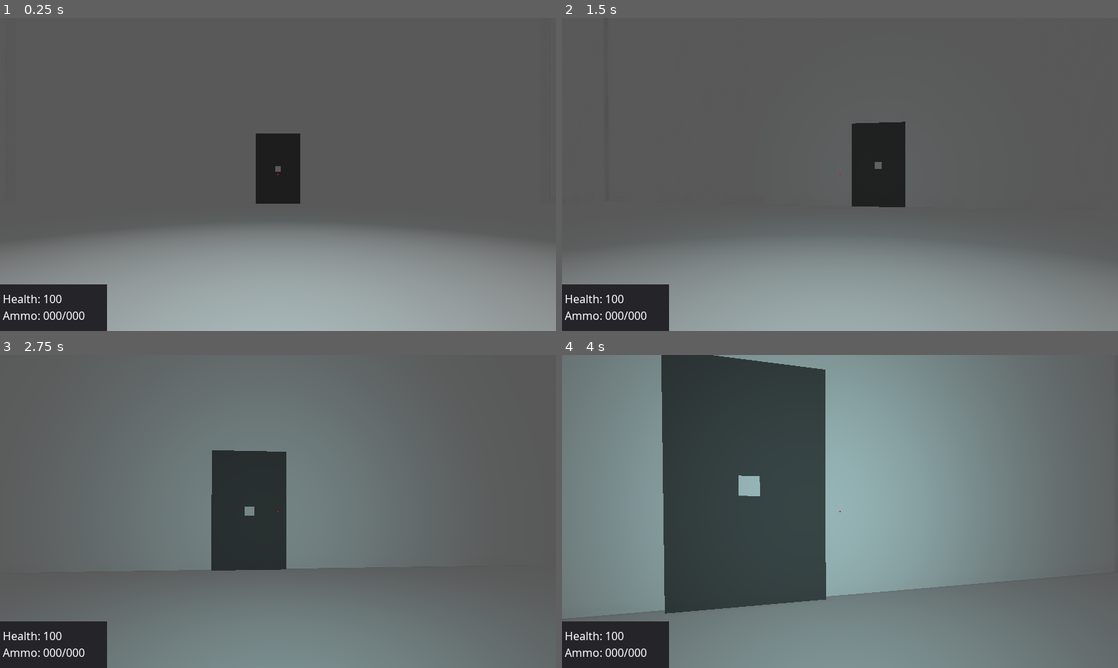
Above: before the commit, frames 1-4 (two rows, left to right).
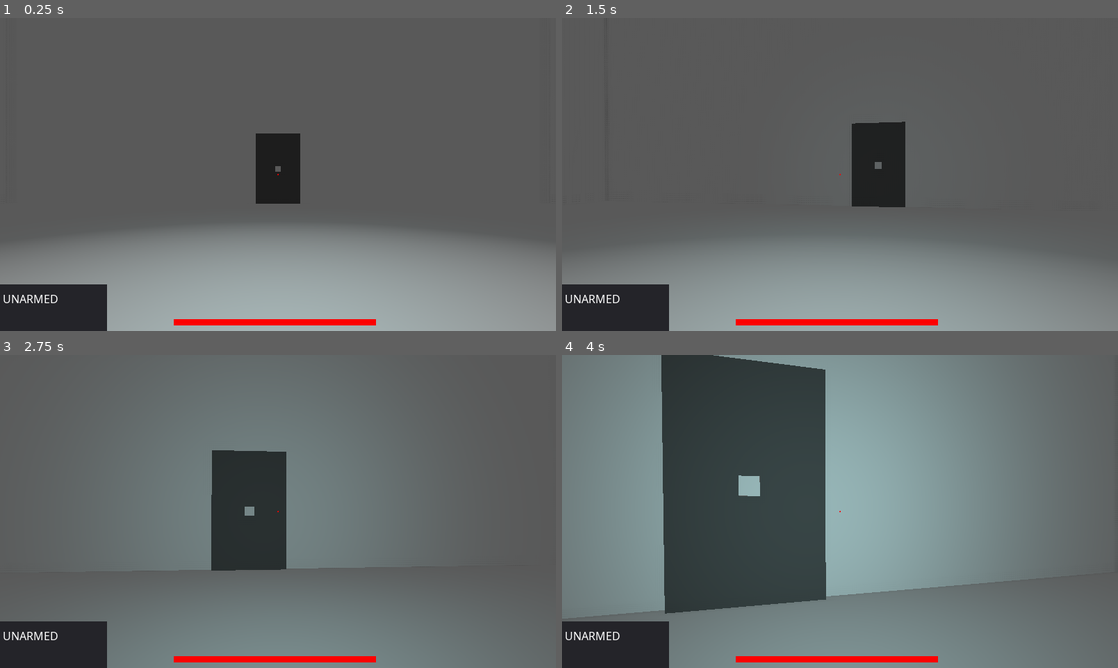
Above: after the commit, the same moments.

Repository: dusklight0/FPSRPG
Game: Godot game, scene res://GameScene.tscn
Same seed, same stepped clock (60 frames per second), same inputs: the game is played once before the commit and once after it.
Inputs (mouse positions are in pixels of both pictures, inside the frame that each line leads up to):
- Up to frame 1 (0.25 s): no input
- Up to frame 2 (1.5 s): tap Enter at 0.5 s; move the mouse to (867, 174) at 0.52 s; press the mouse at (867, 174) at 0.53 s; hold W (movement_forward) from 0.53 s (still down); move the mouse to (812, 174) at 1.27 s; release the mouse at (812, 174) at 1.28 s; tap E (action_use) at 1.35 s
- Up to frame 3 (2.75 s): keep holding W (movement_forward); click (250, 511) at 1.55 s; move the mouse to (289, 505) at 2.02 s; press the mouse at (289, 505) at 2.03 s
- Up to frame 4 (4 s): keep holding W (movement_forward); move the mouse to (834, 517) at 2.77 s; release the mouse at (834, 517) at 2.78 s; tap Shift (movement_sprint) at 2.85 s; click (834, 517) at 3.05 s; move the mouse to (878, 514) at 3.52 s; hold 1 from 3.53 s (still down); click (878, 514) at 3.8 s

The runs differ from the first frame. In frame 1, 1.1% of the frame differs, in the area x 0-68%, y 88-99%; in frame 2, 1.1%; in frame 3, 1.1%; in frame 4, 1.1%.

Commit message:
enemy attack

Diff:
--- a/Enemy/Enemy.gd
+++ b/Enemy/Enemy.gd
@@ -6,8 +6,11 @@
 var _hp = 100
 var _max_hp = 100
 
-var _bullet = preload("EnemyBullet.tscn")
-var _bullet_time = 0
+var _stop_time = 0.0
+
+var _bullet
+var _attack_time = 0.0
+var _attack_stop_time = 0.0
 
 var _destroy = false
 
@@ -20,6 +23,7 @@
     var scene_root = get_tree().root.get_children()[0]
     _player = scene_root._player
     _hp_bar = $RotationHelper/Model/HpBar
+    _bullet = load("res://Enemy/EnemyBullet.tscn")
 
 
 func bullet_hit(damage, bullet_hit_pos):
@@ -29,6 +33,10 @@
     _hp -= damage
     _hp_bar.region_rect = Rect2(0, 0, 500 * _hp/_max_hp, 40)
 
+    var enemy_stop = rand_range(0, 100)
+    if enemy_stop < 20:
+        _stop_time = 1.0
+
     if _hp <= 0:
         destroy_enemy()
 
@@ -36,10 +44,6 @@
 func destroy_enemy():
     _destroy = true
     queue_free()
-
-
-func _process(delta):
-    _attack_enemy(delta)
 
 
 func _update_path():
@@ -52,6 +56,16 @@
 
 func _physics_process(delta):
     if _destroy:
+        return
+
+    if _stop_time > 0.0:
+        _stop_time -= delta
+        return
+
+    _attack_enemy(delta)
+
+    if _attack_stop_time > 0.0:
+        _attack_stop_time -= delta
         return
 
     _navigation_update_time += delta
@@ -100,15 +114,23 @@
     if _bullet == null:
         return
 
-    _bullet_time += delta
-    if _bullet_time < 5:
+    if _attack_stop_time > 0.0:
         return
 
-    _bullet_time = 0
+    _attack_time += delta
+    if _attack_time < rand_range(2, 5):
+        return
 
-#    var bullet_instance = _bullet.instance()
-#    get_parent().add_child(bullet_instance)
-#    bullet_instance.global_translate(get_global_transform().origin)
-#    var bullet_target_pos = _player.get_global_transform().origin
-#    bullet_instance.look_at(bullet_target_pos, Vector3(0, 1, 0))
-#    bullet_instance._init_bullet(bullet_target_pos)
+    _attack_stop_time = 1.5
+    _attack_time = 0
+
+    var bullet_instance = _bullet.instance()
+    bullet_instance._direction = (_player.global_transform.origin - self.global_transform.origin).normalized()
+
+    var t = Transform()
+    t.origin = self.global_transform.origin
+    t.origin.y = 10
+    t = t.looking_at(t.origin + bullet_instance._direction, Vector3(0, 1, 0))
+    bullet_instance.set_global_transform(t)
+
+    get_tree().root.add_child(bullet_instance)
--- a/Enemy/EnemyBullet.gd
+++ b/Enemy/EnemyBullet.gd
@@ -2,19 +2,19 @@
 
 const KILL_TIMER = 4
 
-var _bullet_speed = 70
-var _bullet_damage = 15
+var _bullet_speed = 120
+var _bullet_damage = 5
 
 var _timer = 0
 var _hit_something = false
+var _direction = Vector3()
 
 func _ready():
     $Area.connect("body_entered", self, "collided")
 
 
 func _physics_process(delta):
-    var forward_dir = global_transform.basis.z.normalized()
-    global_translate(forward_dir * _bullet_speed * delta)
+    global_translate(_direction * _bullet_speed * delta)
 
     _timer += delta
     if _timer >= KILL_TIMER:
@@ -22,9 +22,16 @@
 
 
 func collided(body):
-    if _hit_something == false:
-        if body.has_method("bullet_hit"):
-            body.bullet_hit(BULLET_DAMAGE, self.global_transform.origin)
+    if _hit_something:
+        return
+
+    var body_name = body.get_name()
+    if body_name.find("Enemy") > 0:
+        return
+
+    if body.has_method("_on_attacked"):
+        body._on_attacked(_bullet_damage, self.global_transform.origin)
 
     _hit_something = true
+
     queue_free()
--- a/Enemy/EnemyBullet.tscn
+++ b/Enemy/EnemyBullet.tscn
@@ -1,18 +1,75 @@
-[gd_scene load_steps=3 format=2]
+[gd_scene load_steps=5 format=2]
 
-[sub_resource type="BoxShape" id=1]
+[ext_resource path="res://Enemy/EnemyBullet.gd" type="Script" id=1]
 
-extents = Vector3( 1, 1, 1 )
+[sub_resource type="BoxShape" id=3]
+
+extents = Vector3( 0.05, 0.05, 0.5 )
 
 [sub_resource type="CubeMesh" id=2]
 
 custom_aabb = AABB( 0, 0, 0, 0, 0, 0 )
-size = Vector3( 2, 2, 2 )
+size = Vector3( 0.6, 0.6, 4 )
 subdivide_width = 0
 subdivide_height = 0
 subdivide_depth = 0
 
-[node name="EnemyBullet" type="Spatial" index="0"]
+[sub_resource type="SpatialMaterial" id=4]
+
+render_priority = 0
+flags_transparent = false
+flags_unshaded = false
+flags_vertex_lighting = false
+flags_no_depth_test = false
+flags_use_point_size = false
+flags_world_triplanar = false
+flags_fixed_size = false
+flags_albedo_tex_force_srgb = false
+vertex_color_use_as_albedo = false
+vertex_color_is_srgb = false
+params_diffuse_mode = 0
+params_specular_mode = 0
+params_blend_mode = 0
+params_cull_mode = 0
+params_depth_draw_mode = 0
+params_line_width = 1.0
+params_point_size = 1.0
+params_billboard_mode = 0
+params_grow = false
+params_use_alpha_scissor = false
+albedo_color = Color( 1, 0, 0, 1 )
+metallic = 0.0
+metallic_specular = 0.5
+metallic_texture_channel = 0
+roughness = 0.0
+roughness_texture_channel = 0
+emission_enabled = false
+normal_enabled = false
+rim_enabled = false
+clearcoat_enabled = false
+anisotropy_enabled = false
+ao_enabled = false
+depth_enabled = false
+subsurf_scatter_enabled = false
+transmission_enabled = false
+refraction_enabled = false
+detail_enabled = false
+uv1_scale = Vector3( 1, 1, 1 )
+uv1_offset = Vector3( 0, 0, 0 )
+uv1_triplanar = false
+uv1_triplanar_sharpness = 1.0
+uv2_scale = Vector3( 1, 1, 1 )
+uv2_offset = Vector3( 0, 0, 0 )
+uv2_triplanar = false
+uv2_triplanar_sharpness = 1.0
+proximity_fade_enable = false
+distance_fade_enable = false
+_sections_unfolded = [ "Albedo" ]
+
+[node name="EnemyBullet" type="Spatial"]
+
+script = ExtResource( 1 )
+_sections_unfolded = [ "Transform", "Visibility" ]
 
 [node name="Area" type="Area" parent="." index="0"]
 
@@ -29,7 +86,7 @@
 priority = 0.0
 monitoring = true
 monitorable = true
-collision_layer = 1
+collision_layer = 8
 collision_mask = 1
 audio_bus_override = false
 audio_bus_name = "Master"
@@ -37,13 +94,18 @@
 reverb_bus_name = "Master"
 reverb_bus_amount = 0.0
 reverb_bus_uniformity = 0.0
+_sections_unfolded = [ "Collision" ]
 
 [node name="CollisionShape" type="CollisionShape" parent="Area" index="0"]
 
-shape = SubResource( 1 )
+shape = SubResource( 3 )
 disabled = false
 
-[node name="MeshInstance" type="MeshInstance" parent="." index="1"]
+[node name="BulletMesh" type="Spatial" parent="." index="1"]
+
+editor/display_folded = true
+
+[node name="MeshInstance" type="MeshInstance" parent="BulletMesh" index="0"]
 
 layers = 1
 material_override = null
@@ -56,4 +118,5 @@
 lod_max_hysteresis = 0.0
 mesh = SubResource( 2 )
 skeleton = NodePath("..")
-material/0 = null
+material/0 = SubResource( 4 )
+_sections_unfolded = [ "material" ]
--- a/Enemy/EnemyScene.tscn
+++ b/Enemy/EnemyScene.tscn
@@ -88,7 +88,7 @@
 subdivide_height = 0
 subdivide_depth = 0
 
-[node name="Enemy" type="KinematicBody"]
+[node name="Enemy" type="KinematicBody" index="0"]
 
 input_ray_pickable = true
 input_capture_on_drag = false
--- a/GameScene.gd
+++ b/GameScene.gd
@@ -4,8 +4,8 @@
 
 
 func _ready():
-    _make_room("Rooms/StartRoom.tscn", [1, 0, 0, 0], 0, Vector3(0, 0, 0))
-    _make_room("Rooms/Room1.tscn", [1, 0, 1, 0], 10, Vector3(0, 0, 200))
+    _make_room("Rooms/StartRoom.tscn", [1, 0, 0, 0], false, Vector3(0, 0, 0))
+    _make_room("Rooms/Room1.tscn", [1, 0, 1, 0], true, Vector3(0, 0, 200))
 
     _player = $Player
     _player.global_transform.origin = Vector3(0, 0, 0)
--- a/GameScene.tscn
+++ b/GameScene.tscn
@@ -82,12 +82,12 @@
 adjustment_saturation = 1.0
 _sections_unfolded = [ "Ambient Light", "Background" ]
 
-[node name="GameScene" type="Spatial" index="0"]
+[node name="GameScene" type="Spatial"]
 
 script = ExtResource( 1 )
 
 [node name="WorldEnvironment" type="WorldEnvironment" parent="." index="0"]
 
-environment = SubResource( 4 )
+environment = SubResource( 1 )
 
 [node name="Player" parent="." index="1" instance=ExtResource( 2 )]
--- a/Player/Player.gd
+++ b/Player/Player.gd
@@ -24,15 +24,19 @@
 var _changing_weapon = false
 var _changing_weapon_name = "UNARMED"
 
-var _health = 100
+var _hp = 100
+var _max_hp = 100
 var _is_spriting = false
 
 # object ref
 var _camera
 var _rotation_helper
-var _lb_player_status
 var _gun_model
 var _gun_ray
+
+# ui ref
+var _lb_player_status
+var _ui_hp_bar
 
 var _game_scene
 
@@ -66,6 +70,9 @@
     _changing_weapon_name = "UNARMED"
 
     _lb_player_status = $Hud/Panel/GunLabel
+    _ui_hp_bar = $Hud/HpBar
+
+    _lb_player_status.text = _current_weapon_name
 
 
 func _physics_process(delta):
@@ -240,5 +247,12 @@
     _weapons[_current_weapon_name].fire_weapon()
 
 
-func bullet_hit(damage, bullet_hit_pos):
-    print('----------> Player hit!')
+func _on_attacked(damage, bullet_hit_pos):
+    if _hp <= 0:
+        return
+
+    _hp -= damage
+    _ui_hp_bar.rect_size = Vector2(700 * _hp/_max_hp, 20)
+
+    if _hp <= 0:
+        print('-------- game over')
--- a/Player/Player.tscn
+++ b/Player/Player.tscn
@@ -6,6 +6,8 @@
 [ext_resource path="res://Player/WeaponBullet.gd" type="Script" id=4]
 [ext_resource path="res://imgs/dot.png" type="Texture" id=5]
 [ext_resource path="res://NotoSans-Regular.ttf" type="DynamicFontData" id=6]
+[ext_resource path="res://imgs/hp_bg.jpg" type="Texture" id=7]
+[ext_resource path="res://imgs/hp.jpg" type="Texture" id=8]
 
 [sub_resource type="CapsuleShape" id=1]
 
@@ -37,7 +39,7 @@
 font_data = ExtResource( 6 )
 _sections_unfolded = [ "Extra Spacing", "Font", "Settings" ]
 
-[node name="Player" type="KinematicBody"]
+[node name="Player" type="KinematicBody" index="0"]
 
 input_ray_pickable = true
 input_capture_on_drag = false
@@ -69,6 +71,7 @@
 
 [node name="RotationHelper" type="Spatial" parent="." index="2"]
 
+editor/display_folded = true
 transform = Transform( 1, 0, 0, 0, 1, 0, 0, 0, 1, 0, 11, 0 )
 _sections_unfolded = [ "Transform" ]
 
@@ -236,6 +239,7 @@
 
 [node name="Crosshair" type="Control" parent="Hud" index="0"]
 
+editor/display_folded = true
 anchor_left = 0.5
 anchor_top = 0.5
 anchor_right = 0.5
@@ -311,3 +315,45 @@
 lines_skipped = 0
 max_lines_visible = -1
 _sections_unfolded = [ "custom_fonts" ]
+
+[node name="HpBg" type="TextureRect" parent="Hud" index="2"]
+
+anchor_left = 0.5
+anchor_top = 1.0
+anchor_right = 0.5
+anchor_bottom = 1.0
+margin_left = -361.0
+margin_top = -40.0
+margin_right = 339.0
+margin_bottom = -20.0
+rect_pivot_offset = Vector2( 0, 0 )
+rect_clip_content = false
+mouse_filter = 1
+mouse_default_cursor_shape = 0
+size_flags_horizontal = 1
+size_flags_vertical = 1
+texture = ExtResource( 7 )
+expand = true
+stretch_mode = 0
+_sections_unfolded = [ "Anchor", "Rect" ]
+
+[node name="HpBar" type="TextureRect" parent="Hud" index="3"]
+
+anchor_left = 0.5
+anchor_top = 1.0
+anchor_right = 0.5
+anchor_bottom = 1.0
+margin_left = -361.0
+margin_top = -40.0
+margin_right = 339.0
+margin_bottom = -20.0
+rect_pivot_offset = Vector2( 0, 0 )
+rect_clip_content = false
+mouse_filter = 1
+mouse_default_cursor_shape = 0
+size_flags_horizontal = 1
+size_flags_vertical = 1
+texture = ExtResource( 8 )
+expand = true
+stretch_mode = 0
+_sections_unfolded = [ "Rect" ]
--- a/Player/PlayerBullet.gd
+++ b/Player/PlayerBullet.gd
@@ -1,40 +1,39 @@
 extends Spatial
 
-var BULLET_SPEED = 90
-var BULLET_DAMAGE = 15
+const KILL_TIMER = 4
 
-const KILL_TIMER = 4
-var timer = 0
-var hit_something = false
-var direction = Vector3()
+var _bullet_speed = 90
+var _bullet_damage = 15
+
+var _timer = 0
+var _hit_something = false
+var _direction = Vector3()
 var _bullet_particle
 var _player
 
 func _ready():
+    _bullet_particle = load("res://Effect/bullet_mark.scn")
     $Area.connect("body_entered", self, "collided")
 
 
 func _physics_process(delta):
-    global_translate(direction * BULLET_SPEED * delta)
+    global_translate(_direction * _bullet_speed * delta)
 
-    timer += delta
-    if timer >= KILL_TIMER:
+    _timer += delta
+    if _timer >= KILL_TIMER:
         queue_free()
 
 
 func collided(body):
-    if hit_something:
+    if _hit_something:
         return
 
     if body.has_method("bullet_hit"):
-        body.bullet_hit(BULLET_DAMAGE, self.global_transform.origin)
+        body.bullet_hit(_bullet_damage, self.global_transform.origin)
 
-    hit_something = true
+    _hit_something = true
 
-    var body_name = body.get_name()
-    #if body_name.find('Enemy') > 0:
-    if _bullet_particle == null:
-        _bullet_particle = load("res://Effect/bullet_mark.scn")
+    #var body_name = body.get_name()
 
     #if _bullet_particle:
         #var particle_node = _bullet_particle.instance()
--- a/Player/WeaponBullet.gd
+++ b/Player/WeaponBullet.gd
@@ -1,6 +1,6 @@
 extends Spatial
 
-const DAMAGE = 15
+const _damage = 15
 
 var _is_weapon_enabled = false
 var _player_node = null
@@ -16,9 +16,9 @@
     var scene_root = get_tree().root.get_children()[0]
     scene_root.add_child(clone)
 
-    clone.BULLET_DAMAGE = DAMAGE
     clone.global_transform = _fire_pos.global_transform
-    clone.direction = _fire_pos.global_transform.basis.z.normalized()
+    clone._bullet_damage = _damage
+    clone._direction = _fire_pos.global_transform.basis.z.normalized()
     clone._player = _player_node
 
 
--- /dev/null
+++ b/Rooms/EnemySpawn.gd
@@ -0,0 +1,15 @@
+extends Position3D
+
+export(int) var _min_enemy_count
+export(int) var _max_enemy_count
+export(bool) var _boss_enable
+
+func _ready():
+    # Called when the node is added to the scene for the first time.
+    # Initialization here
+    pass
+
+#func _process(delta):
+#    # Called every frame. Delta is time since last frame.
+#    # Update game logic here.
+#    pass
--- a/Rooms/Room.gd
+++ b/Rooms/Room.gd
@@ -1,7 +1,7 @@
 extends Spatial
 
 var _enemy
-var _spawn_point
+var _spawn_points
 
 var _navigation
 var _doors = []
@@ -12,12 +12,12 @@
     # U,R,D,L
     door = [0, 0, 0, 0],
     navi_transform = Vector3(0, 0, 0),
-    enemy_spawn = 0
+    enemy_spawn = false
     }
 
 func _ready():
     _doors = [$DoorU, $DoorR, $DoorD, $DoorL]
-    _spawn_point = $EnemySpawn
+    _spawn_points = $SpawnPoints
     _navigation = $Navigation
     _enemy = load("Enemy/EnemyScene.tscn")
 
@@ -39,17 +39,18 @@
 
     _player_enter = true
 
-    if _room_info.enemy_spawn <= 0:
+    if _room_info.enemy_spawn == false:
         return
 
-    var spawn_point_pos = _spawn_point.transform.origin
+    for spawn_point in _spawn_points.get_children():
+        var spawn_point_pos = spawn_point.transform.origin
 
-    for v in range(_room_info.enemy_spawn):
-        spawn_point_pos.z += rand_range(-5, 5)
-        spawn_point_pos.x += rand_range(-20, 20)
+        for v in range(rand_range(spawn_point._min_enemy_count, spawn_point._max_enemy_count)):
+            spawn_point_pos.z += rand_range(-5, 5)
+            spawn_point_pos.x += rand_range(-10, 10)
 
-        var spawn_enemy = _enemy.instance()
-        spawn_enemy._navigation = _navigation
-        spawn_enemy._nav_transform = _room_info.navi_transform
-        spawn_enemy.global_transform.origin = spawn_point_pos
-        add_child(spawn_enemy)
+            var spawn_enemy = _enemy.instance()
+            spawn_enemy._navigation = _navigation
+            spawn_enemy._nav_transform = _room_info.navi_transform
+            spawn_enemy.global_transform.origin = spawn_point_pos
+            add_child(spawn_enemy)
--- a/Rooms/Room1.tscn
+++ b/Rooms/Room1.tscn
@@ -1,9 +1,10 @@
-[gd_scene load_steps=22 format=2]
+[gd_scene load_steps=23 format=2]
 
 [ext_resource path="res://Rooms/Room.gd" type="Script" id=1]
 [ext_resource path="res://Rooms/Door.gd" type="Script" id=2]
 [ext_resource path="res://Rooms/floor_navimesh1.obj" type="ArrayMesh" id=3]
 [ext_resource path="res://Map/WorldObj.gd" type="Script" id=4]
+[ext_resource path="res://Rooms/EnemySpawn.gd" type="Script" id=5]
 
 [sub_resource type="BoxShape" id=1]
 
@@ -224,6 +225,7 @@
 [node name="Walls" type="Spatial" parent="." index="0"]
 
 editor/display_folded = true
+visible = false
 
 [node name="Wall1" type="StaticBody" parent="Walls" index="0"]
 
@@ -676,15 +678,10 @@
 
 [node name="NavigationMeshInstance" type="NavigationMeshInstance" parent="Navigation/navimesh" index="0"]
 
-navmesh = SubResource( 11 )
+navmesh = SubResource( 12 )
 enabled = true
 
-[node name="EnemySpawn" type="Position3D" parent="." index="6"]
-
-transform = Transform( 1, 0, 0, 0, 1, 0, 0, 0, 1, 0, 0, 60 )
-_sections_unfolded = [ "Transform" ]
-
-[node name="Objects" type="Spatial" parent="." index="7"]
+[node name="Objects" type="Spatial" parent="." index="6"]
 
 editor/display_folded = true
 
@@ -888,11 +885,11 @@
 lod_min_hysteresis = 0.0
 lod_max_distance = 0.0
 lod_max_hysteresis = 0.0
-mesh = SubResource( 15 )
+mesh = SubResource( 16 )
 skeleton = NodePath("..")
 material/0 = null
 
-[node name="Area" type="Area" parent="." index="8"]
+[node name="Area" type="Area" parent="." index="7"]
 
 editor/display_folded = true
 transform = Transform( 1, 0, 0, 0, 1, 0, 0, 0, 1, 0, 50, 0 )
@@ -920,10 +917,10 @@
 
 [node name="CollisionShape" type="CollisionShape" parent="Area" index="0"]
 
-shape = SubResource( 16 )
-disabled = false
-
-[node name="OmniLight" type="OmniLight" parent="." index="9"]
+shape = SubResource( 17 )
+disabled = false
+
+[node name="OmniLight" type="OmniLight" parent="." index="8"]
 
 transform = Transform( 1, 0, 0, 0, 1, 0, 0, 0, 1, 0, 80, 0 )
 layers = 1
@@ -945,3 +942,34 @@
 omni_shadow_mode = 1
 omni_shadow_detail = 1
 _sections_unfolded = [ "Light", "Omni", "Shadow", "Transform" ]
+
+[node name="SpawnPoints" type="Spatial" parent="." index="9"]
+
+editor/display_folded = true
+
+[node name="EnemySpawn1" type="Position3D" parent="SpawnPoints" index="0"]
+
+transform = Transform( 1, 0, 0, 0, 1, 0, 0, 0, 1, 0, 0, 60 )
+script = ExtResource( 5 )
+_sections_unfolded = [ "Transform" ]
+_min_enemy_count = 5
+_max_enemy_count = 8
+_boss_enable = null
+
+[node name="EnemySpawn2" type="Position3D" parent="SpawnPoints" index="1"]
+
+transform = Transform( 1, 0, 0, 0, 1, 0, 0, 0, 1, 70, 0, 60 )
+script = ExtResource( 5 )
+_sections_unfolded = [ "Transform" ]
+_min_enemy_count = 2
+_max_enemy_count = 5
+_boss_enable = null
+
+[node name="EnemySpawn3" type="Position3D" parent="SpawnPoints" index="2"]
+
+transform = Transform( 1, 0, 0, 0, 1, 0, 0, 0, 1, -70, 0, 60 )
+script = ExtResource( 5 )
+_sections_unfolded = [ "Transform" ]
+_min_enemy_count = 2
+_max_enemy_count = 5
+_boss_enable = null
Not shown: 1 places in GameScene.tscn that only renumber resources
Not shown: 1 places in Player/Player.tscn that only renumber resources
Not shown: 6 places in Player/PlayerBullet.tscn that only renumber resources
Not shown: 35 places in Rooms/Room1.tscn that only renumber resources
